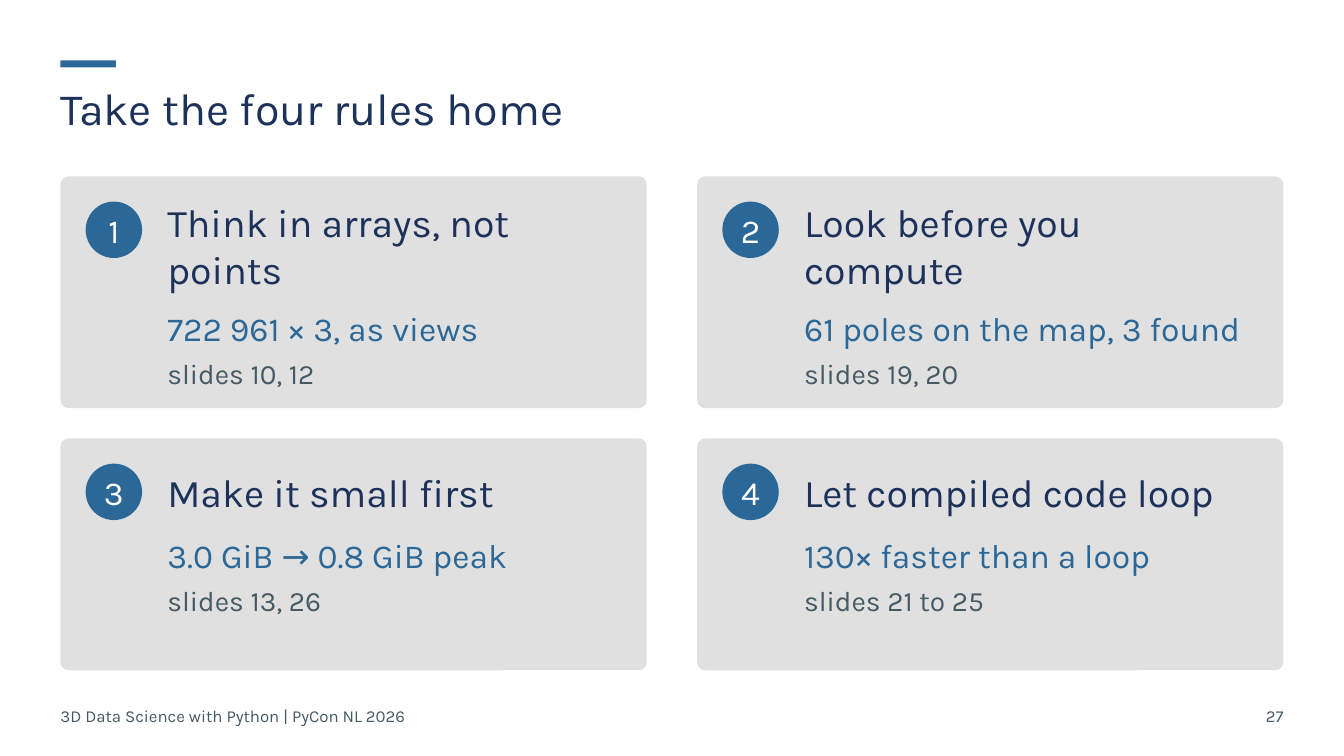
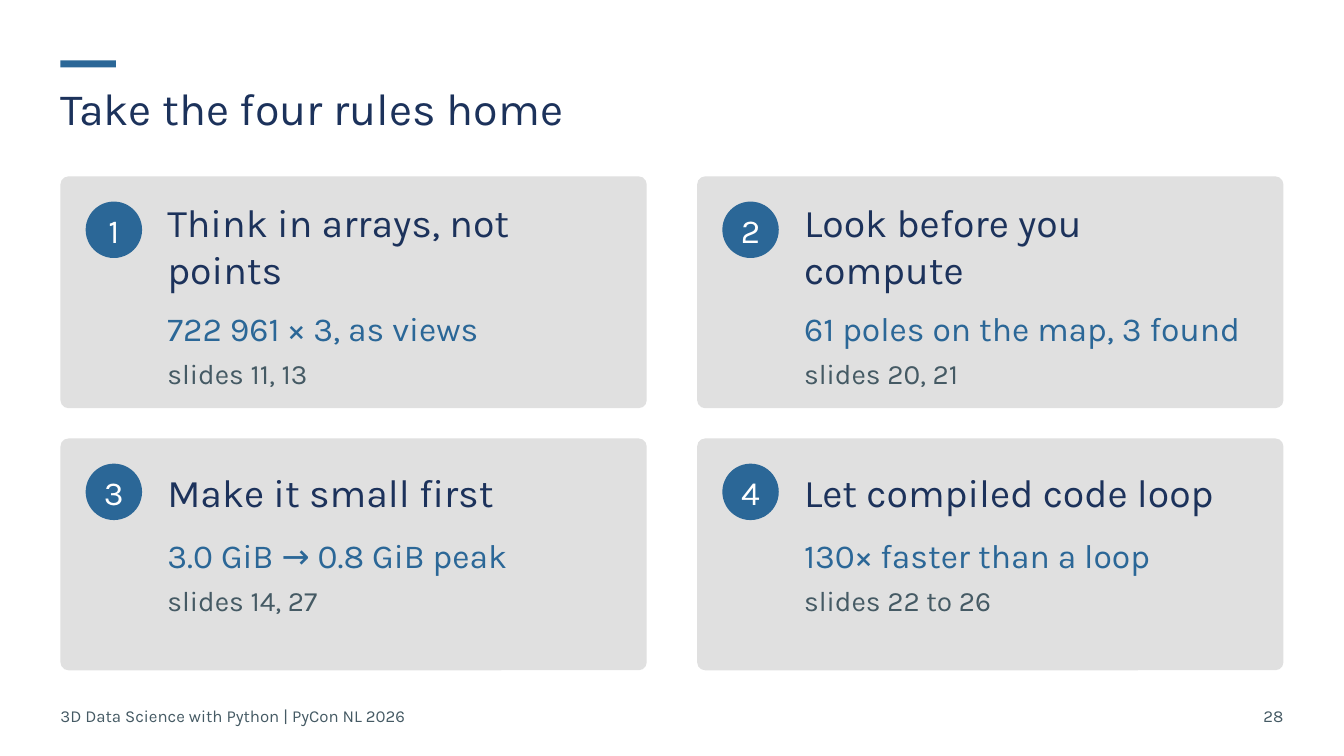
Before and after one commit to Sloppy1999/pycon-nl-2026-3d-data-science, a slide deck: slide 28 of deck/out/20261015_PyCon-NL_3D-Data-Science.pptx (slide 27 before the commit). Drawn at 1344x756 pixels with LibreOffice and Linux fonts; fonts in the diff are those of the drawing. Boxes give left, top, right and bottom in pixels: in the first picture for what was removed or moved away, otherwise in the second. Text is boxed around its words. In the diff, an @@ line names an element or a change of style, - is before the commit and + after.

```diff
--- a/deck/out/20261015_PyCon-NL_3D-Data-Science.pptx
+++ b/deck/out/20261015_PyCon-NL_3D-Data-Science.pptx
@@ text at <box>167,365,308,387</box>: text changed @@
-slides 10, 12
+slides 11, 13
@@ text at <box>804,365,958,387</box>: text changed @@
-slides 19, 20
+slides 20, 21
@@ text at <box>167,592,317,614</box>: text changed @@
-slides 13, 26
+slides 14, 27
@@ text at <box>804,592,991,612</box>: text changed @@
-slides 21 to 25
+slides 22 to 26
@@ page number at <box>1263,711,1283,722</box>: text changed @@
-27
+28
```
Also in this commit, not shown: 14 other slides changed, 1 slide added, 24 other files.
